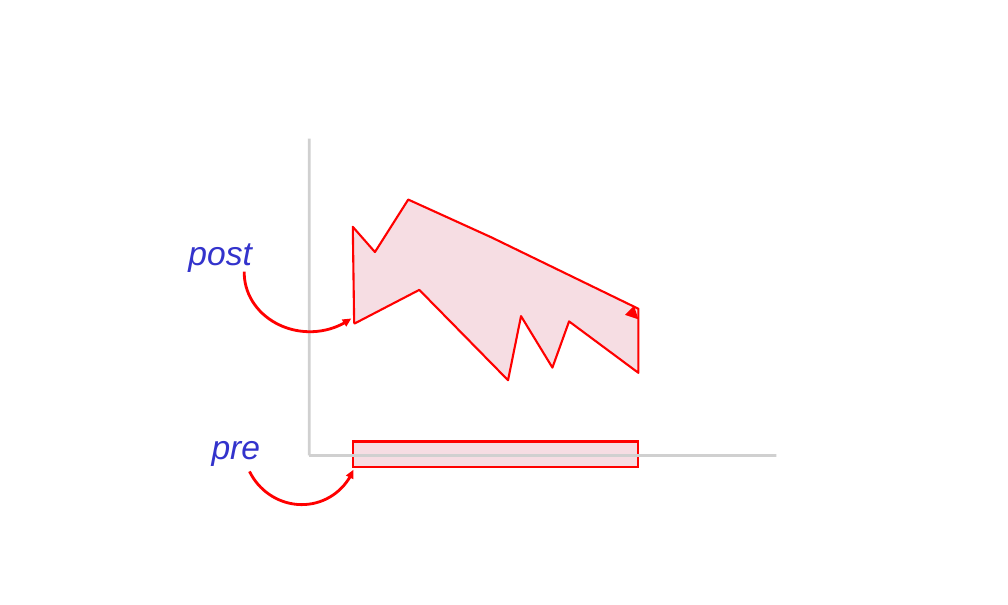
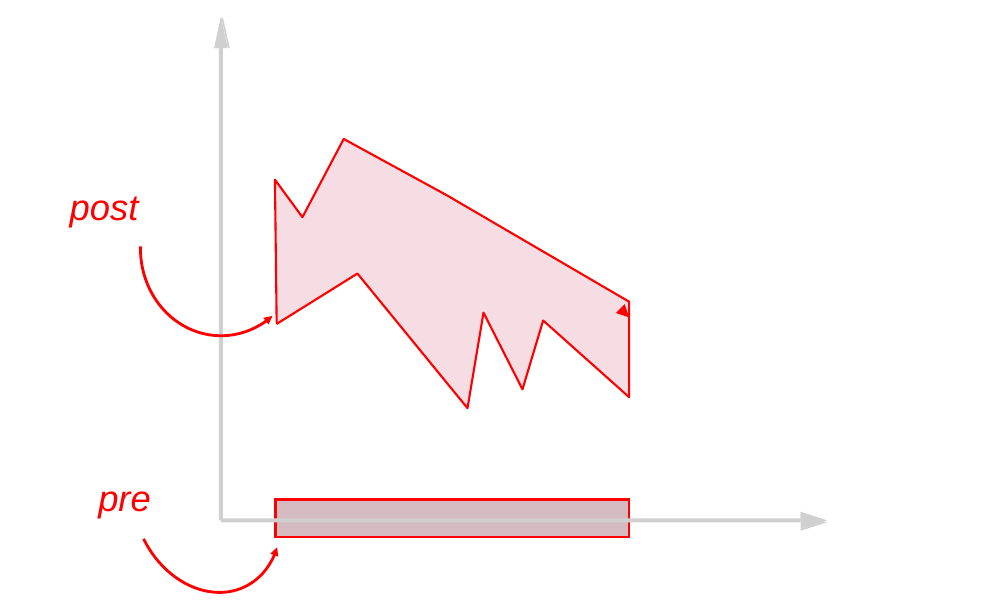
Before and after one commit to kiniry/Mobius, a slide deck: slide 18 of src/escjava/trunk/ESCTools/slides/CAV2007Tutorial/new-diagrams.ppt (slide 17 before the commit). Drawn at 1008x605 pixels with LibreOffice and Linux fonts; fonts in the diff are those of the drawing; grey boxes stand for pictures; background and template pictures are left out. Boxes give left, top, right and bottom in pixels: in the first picture for what was removed or moved away, otherwise in the second. Text is boxed around its words. In the diff, an @@ line names an element or a change of style, - is before the commit and + after.

```diff
--- a/src/escjava/trunk/ESCTools/slides/CAV2007Tutorial/new-diagrams.ppt
+++ b/src/escjava/trunk/ESCTools/slides/CAV2007Tutorial/new-diagrams.ppt
@@ picture added at [215,17,230,48] @@
@@ picture added at [215,17,228,48] @@
@@ picture: place and size @@
-picture at [307,139,310,456]
+picture at [219,48,223,520]
@@ freeform shape: place and size @@
-freeform shape at [353,200,638,380]
+freeform shape at [275,139,629,408]
@@ text "post": place and size @@
-text "post" at [188,243,251,272]
+text "post" at [70,196,139,228]
@@ text "post" at [70,196,139,228]: size 24 to 26 pt, text colour #3333CC to #FF0000 @@
@@ freeform shape: place and size @@
-freeform shape at [243,213,376,333]
+freeform shape at [138,159,305,338]
@@ arrow moved from (638, 320) - (638, 320) to (629, 318) - (629, 318) @@
@@ freeform shape: place and size @@
-freeform shape at [223,368,377,524]
+freeform shape at [105,398,309,605]
@@ rectangle removed at [353,442,638,467] @@
@@ text "pre" at [98,491,151,518]: size 24 to 26 pt, text colour #3333CC to #FF0000 @@
@@ text "pre": place and size @@
-text "pre" at [212,441,261,466]
+text "pre" at [98,491,151,518]
@@ picture added at [275,499,629,536] @@
@@ rectangle added at [275,499,629,536], fill #E1859B at 28% opacity, outline #FF0000 2.01 pt @@
@@ picture: place and size @@
-picture at [309,454,777,457]
+picture at [221,518,800,522]
@@ picture added at [800,512,827,531] @@
@@ picture added at [800,512,827,528] @@
```
Also in this commit, not shown: 14 other slides changed, 3 slides added, 1 slide removed, 39 other files.
